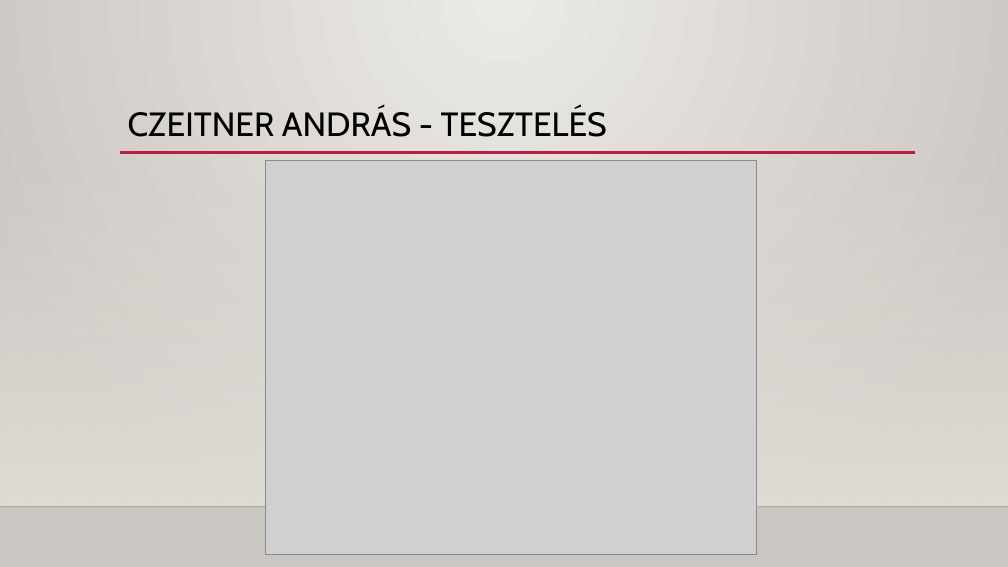
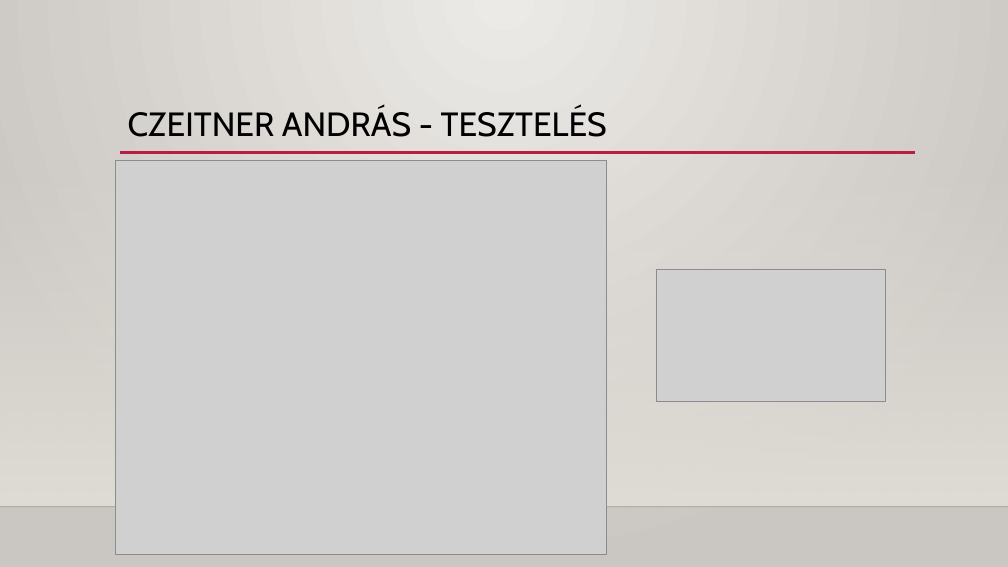
Before and after one commit to Dlevy004/kanban-webapp, a slide deck: slide 35 of Kanban webapp - Buborék együttes.pptx (slide 34 before the commit). Drawn at 1008x567 pixels with LibreOffice and Linux fonts; fonts in the diff are those of the drawing; grey boxes stand for pictures; background and template pictures are left out. Boxes give left, top, right and bottom in pixels: in the first picture for what was removed or moved away, otherwise in the second. Text is boxed around its words. In the diff, an @@ line names an element or a change of style, - is before the commit and + after.

```diff
--- a/Kanban webapp - Buborék együttes.pptx
+++ b/Kanban webapp - Buborék együttes.pptx
@@ picture: place and size @@
-picture at bbox=[265, 160, 756, 554]
+picture at bbox=[116, 160, 606, 554]
@@ picture added at bbox=[656, 270, 885, 402] @@
```
Also in this commit, not shown: 1 slide added.
